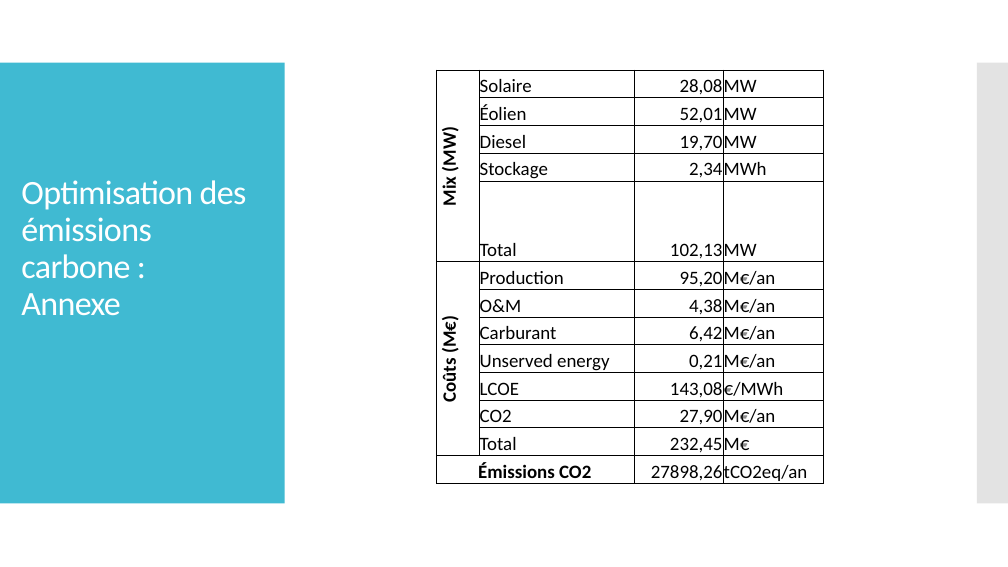
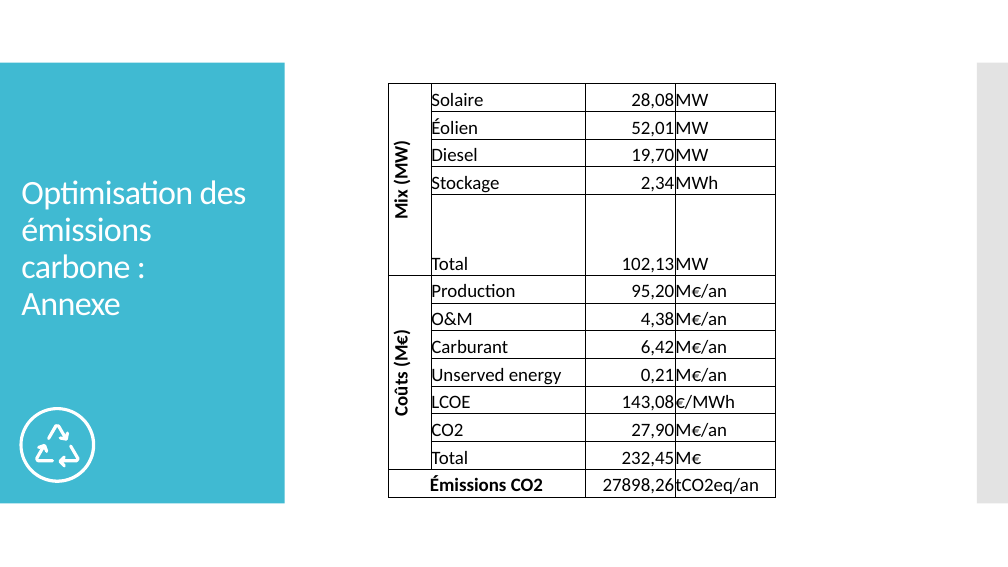
Before and after one commit to cledat/Projet-EA314, a slide deck: slide 17 of rapport.pptx (slide 15 before the commit). Drawn at 1008x567 pixels with LibreOffice and Linux fonts; fonts in the diff are those of the drawing. Boxes give left, top, right and bottom in pixels: in the first picture for what was removed or moved away, otherwise in the second. Text is boxed around its words. In the diff, an @@ line names an element or a change of style, - is before the commit and + after.

```diff
--- a/rapport.pptx
+++ b/rapport.pptx
@@ table: place and size @@
-table at <box>437,70,824,487</box>
+table at <box>389,84,776,501</box>
@@ freeform shape added at <box>20,407,95,482</box>, fill #FFFFFF @@
```
Also in this commit, not shown: 14 other slides changed, 2 slides added, 1 slide removed, 1 other file.
